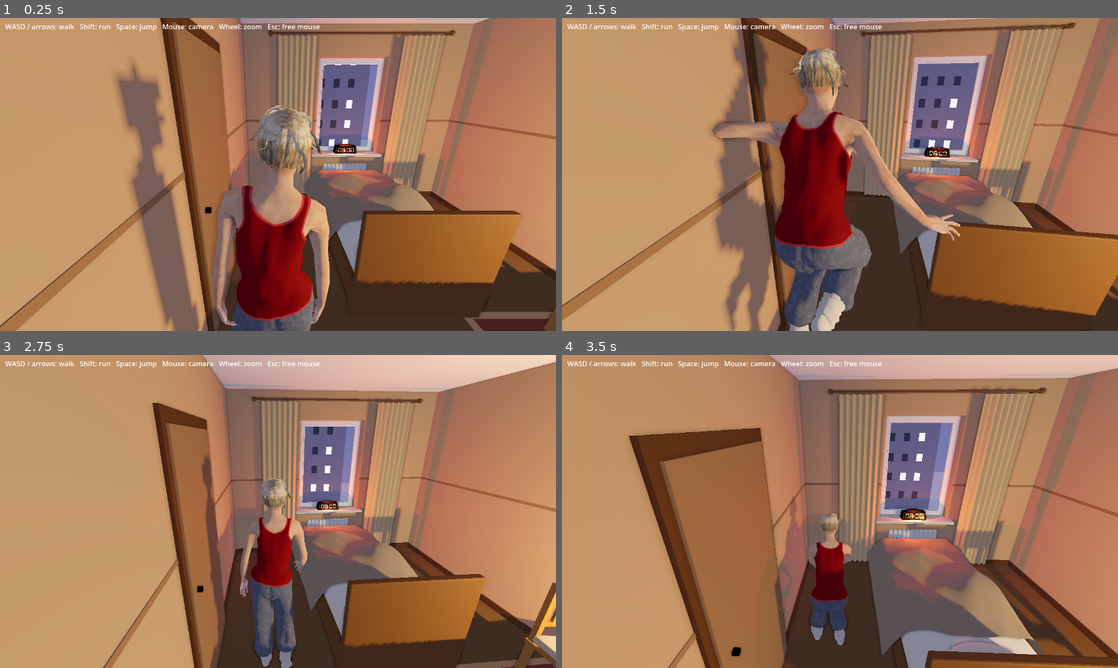
Above: before the commit, frames 1-4 (two rows, left to right).
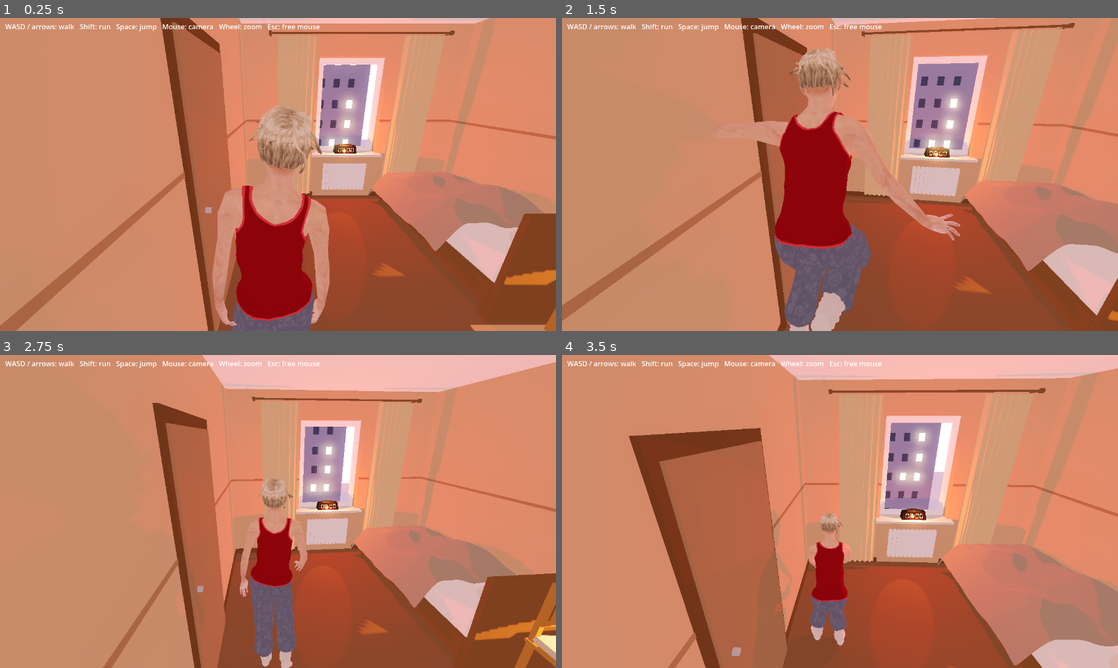
Above: after the commit, the same moments.

Repository: playkore/class-at-10
Game: Godot game, scene res://scenes/main.tscn
Same seed, same stepped clock (60 frames per second), same inputs: the game is played once before the commit and once after it.
Inputs (mouse positions are in pixels of both pictures, inside the frame that each line leads up to):
- Up to frame 1 (0.25 s): no input
- Up to frame 2 (1.5 s): move the mouse to (867, 174) at 0.52 s; hold W (move_forward) from 0.53 s (still down); tap Space (jump) at 0.6, 0.77, 1.07 s; click (867, 174) at 0.67 s; move the mouse to (812, 174) at 1.27 s; tap Shift (run) at 1.35 s
- Up to frame 3 (2.75 s): keep holding W (move_forward); tap Space (jump) at 1.52, 1.55, 1.82, 2.1 s; move the mouse to (289, 505) at 2.02 s
- Up to frame 4 (3.5 s): keep holding W (move_forward); move the mouse to (834, 517) at 2.77 s; tap Shift (run) at 2.85 s; click (834, 517) at 2.92 s; tap Space (jump) at 3.02, 3.05, 3.32 s

The runs differ from the first frame. In frame 1, 60% of the frame differs, in the area x 0-100%, y 0-100%; in frame 2, 58%; in frame 3, 53%; in frame 4, 63%, in the area x 11-100%, y 0-100%.

Commit message:
Add cel shading and dim the desk lamp in the Godot port
Swap imported materials for a toon shader with outlines, and scale the
desk lamp's light down so it no longer blows the desktop out to white.

Co-Authored-By: Claude Opus 5.5 <noreply@anthropic.com>

Diff:
--- a/godot/scenes/main.tscn
+++ b/godot/scenes/main.tscn
@@ -8,10 +8,17 @@
 background_mode = 1
 background_color = Color(0.298, 0.329, 0.525, 1)
 ambient_light_source = 2
-ambient_light_color = Color(0.62, 0.64, 0.78, 1)
-ambient_light_energy = 0.5
+ambient_light_color = Color(0.84, 0.7, 0.74, 1)
+ambient_light_energy = 0.65
 tonemap_mode = 2
-ssao_enabled = true
+tonemap_exposure = 1.2
+glow_enabled = true
+glow_intensity = 0.6
+glow_bloom = 0.05
+glow_hdr_threshold = 1.1
+adjustment_enabled = true
+adjustment_brightness = 1.05
+adjustment_saturation = 1.0
 
 [node name="Main" type="Node3D"]
 script = ExtResource("1")
--- a/godot/scenes/player.tscn
+++ b/godot/scenes/player.tscn
@@ -1,11 +1,19 @@
-[gd_scene load_steps=4 format=3]
+[gd_scene load_steps=7 format=3]
 
 [ext_resource type="Script" path="res://scripts/player.gd" id="1"]
 [ext_resource type="PackedScene" path="res://assets/anna_animated.glb" id="2"]
+[ext_resource type="Shader" path="res://shaders/outline.gdshader" id="3"]
 
 [sub_resource type="CapsuleShape3D" id="capsule"]
 radius = 0.22
 height = 1.66
+
+[sub_resource type="QuadMesh" id="outline_quad"]
+size = Vector2(2, 2)
+
+[sub_resource type="ShaderMaterial" id="outline_mat"]
+render_priority = 100
+shader = ExtResource("3")
 
 [node name="Player" type="CharacterBody3D"]
 collision_layer = 2
@@ -30,3 +38,9 @@
 [node name="Camera" type="Camera3D" parent="CameraPivot/SpringArm"]
 fov = 70.0
 near = 0.03
+
+[node name="Outline" type="MeshInstance3D" parent="CameraPivot/SpringArm/Camera"]
+extra_cull_margin = 16384.0
+cast_shadow = 0
+mesh = SubResource("outline_quad")
+surface_material_override/0 = SubResource("outline_mat")
--- a/godot/scripts/main.gd
+++ b/godot/scripts/main.gd
@@ -2,21 +2,28 @@
 ## Sets up the imported bedroom for walking: collision on every mesh, and the
 ## camera baked into the .glb switched off so the player's camera is used, and
 ## the lights tamed (glTF export turns Blender watts into huge candela values).
+## Every imported material is swapped for the cel shader (see toon.gd).
 ##
 ## Dev hook: `godot --path godot -- --screenshot=/path/out.png` saves a frame and quits.
 
 const LIGHT_SCALE := 900.0
+const DESK_LAMP_DIM := 0.35
 
 @onready var bedroom: Node3D = $Bedroom
 
 
 func _ready() -> void:
 	_add_collision(bedroom)
+	Toon.apply(bedroom)
+	Toon.apply($Player/Model)
 	for cam in bedroom.find_children("*", "Camera3D", true, false):
 		(cam as Camera3D).current = false
 	for light in bedroom.find_children("*", "OmniLight3D", true, false):
 		light.light_energy /= LIGHT_SCALE
 		light.omni_range = 5.0
+		if light.name.begins_with("DeskLamp"):
+			# Sits a few cm above the desk, so it blows the desktop out to white.
+			light.light_energy *= DESK_LAMP_DIM
 		light.shadow_enabled = true
 	$Player/CameraPivot/SpringArm/Camera.make_current()
 
--- /dev/null
+++ b/godot/scripts/toon.gd
@@ -0,0 +1,42 @@
+class_name Toon
+## Swaps the StandardMaterial3Ds that come out of the .glb imports for the cel
+## shader, carrying over colour, texture, alpha cut-off and emission.
+## Alpha-blended materials (the window glass) are left alone.
+
+const SHADER := preload("res://shaders/toon.gdshader")
+
+static var _cache := {}
+
+
+static func apply(root: Node) -> void:
+	for node in root.find_children("*", "MeshInstance3D", true, false):
+		var mi := node as MeshInstance3D
+		for i in mi.mesh.get_surface_count():
+			var mat := mi.get_active_material(i)
+			if mat is BaseMaterial3D:
+				var toon := _convert(mat)
+				if toon:
+					mi.set_surface_override_material(i, toon)
+
+
+static func _convert(src: BaseMaterial3D) -> ShaderMaterial:
+	if _cache.has(src):
+		return _cache[src]
+	var alpha_blend := src.transparency in [
+		BaseMaterial3D.TRANSPARENCY_ALPHA, BaseMaterial3D.TRANSPARENCY_ALPHA_DEPTH_PRE_PASS]
+	if alpha_blend:
+		return null
+	var m := ShaderMaterial.new()
+	m.shader = SHADER
+	m.set_shader_parameter("albedo", src.albedo_color)
+	if src.albedo_texture:
+		m.set_shader_parameter("albedo_texture", src.albedo_texture)
+		m.set_shader_parameter("use_texture", true)
+	if src.transparency in [BaseMaterial3D.TRANSPARENCY_ALPHA_SCISSOR, BaseMaterial3D.TRANSPARENCY_ALPHA_HASH]:
+		m.set_shader_parameter("alpha_cutoff", src.alpha_scissor_threshold)
+	if src.emission_enabled:
+		m.set_shader_parameter("emission", src.emission)
+		m.set_shader_parameter("emission_energy", src.emission_energy_multiplier)
+	m.set_shader_parameter("roughness", src.roughness)
+	_cache[src] = m
+	return m
--- /dev/null
+++ b/godot/shaders/outline.gdshader
@@ -0,0 +1,58 @@
+shader_type spatial;
+// Full-screen post pass: draws ink lines where depth or normals jump.
+// Lives on a 2x2 QuadMesh parented to the camera (see player.tscn).
+render_mode unshaded, fog_disabled, depth_test_disabled, depth_draw_never, cull_disabled;
+
+uniform sampler2D screen_tex : hint_screen_texture, filter_linear;
+uniform sampler2D depth_tex : hint_depth_texture, filter_nearest;
+uniform sampler2D normal_tex : hint_normal_roughness_texture, filter_nearest;
+
+uniform vec3 line_color : source_color = vec3(0.23, 0.13, 0.09);
+uniform float line_opacity : hint_range(0.0, 1.0) = 0.8;
+// Line width in pixels at 720p; scales with resolution.
+uniform float thickness = 1.2;
+// Relative depth jump (fraction of distance) that counts as an edge.
+uniform float depth_threshold = 0.08;
+// 1 - cos(angle) between neighbouring normals that counts as an edge.
+uniform float normal_threshold = 0.5;
+// Lines fade out with distance so far-away clutter stays clean.
+uniform float fade_start = 4.0;
+uniform float fade_end = 12.0;
+
+void vertex() {
+	POSITION = vec4(VERTEX.xy, 1.0, 1.0);
+}
+
+float linear_depth(vec2 uv, mat4 inv_proj) {
+	float d = texture(depth_tex, uv).r;
+	vec4 v = inv_proj * vec4(uv * 2.0 - 1.0, d, 1.0);
+	return -v.z / v.w;
+}
+
+vec3 view_normal(vec2 uv) {
+	return normalize(texture(normal_tex, uv).xyz * 2.0 - 1.0);
+}
+
+void fragment() {
+	vec2 px = thickness * VIEWPORT_SIZE.y / 720.0 / VIEWPORT_SIZE;
+	vec2 offs[4] = { vec2(px.x, 0.0), vec2(-px.x, 0.0), vec2(0.0, px.y), vec2(0.0, -px.y) };
+
+	float d0 = linear_depth(SCREEN_UV, INV_PROJECTION_MATRIX);
+	vec3 n0 = view_normal(SCREEN_UV);
+	float depth_edge = 0.0;
+	float normal_edge = 0.0;
+	for (int i = 0; i < 4; i++) {
+		vec2 uv = SCREEN_UV + offs[i];
+		float d = linear_depth(uv, INV_PROJECTION_MATRIX);
+		// Only the nearer side draws, so silhouettes don't double up.
+		depth_edge = max(depth_edge, (d - d0) / d0);
+		normal_edge = max(normal_edge, 1.0 - dot(n0, view_normal(uv)));
+	}
+	float edge = max(
+		smoothstep(depth_threshold, depth_threshold * 2.0, depth_edge),
+		smoothstep(normal_threshold, normal_threshold * 1.5, normal_edge));
+	edge *= 1.0 - smoothstep(fade_start, fade_end, d0);
+
+	vec3 scene = texture(screen_tex, SCREEN_UV).rgb;
+	ALBEDO = mix(scene, line_color * scene * 0.6 + line_color * 0.4, edge * line_opacity);
+}
--- /dev/null
+++ b/godot/shaders/toon.gdshader
@@ -0,0 +1,59 @@
+shader_type spatial;
+// Cel shading: a crisp terminator plus a soft mid band instead of smooth
+// Lambert, a small cartoon highlight and a rim light. Shadow colour comes from
+// the (warm) ambient light in the WorldEnvironment.
+render_mode cull_disabled, depth_draw_opaque;
+
+uniform vec4 albedo : source_color = vec4(1.0);
+uniform sampler2D albedo_texture : source_color, filter_linear_mipmap, repeat_enable;
+uniform bool use_texture = false;
+uniform float alpha_cutoff : hint_range(0.0, 1.0) = 0.0;
+uniform vec3 emission : source_color = vec3(0.0);
+uniform float emission_energy = 1.0;
+uniform float roughness : hint_range(0.0, 1.0) = 0.8;
+
+// Lit side: the band edge and how soft it is.
+uniform float terminator : hint_range(0.0, 1.0) = 0.05;
+uniform float mid_band : hint_range(0.0, 1.0) = 0.45;
+uniform float band_softness : hint_range(0.0, 0.5) = 0.04;
+// How bright the mid band is relative to full light.
+uniform float mid_level : hint_range(0.0, 1.0) = 0.7;
+uniform vec3 rim_color : source_color = vec3(1.0, 0.92, 0.78);
+uniform float rim_strength : hint_range(0.0, 1.0) = 0.35;
+uniform float specular_strength : hint_range(0.0, 1.0) = 0.4;
+// Slight saturation boost for the storybook look.
+uniform float saturation : hint_range(0.0, 2.0) = 1.1;
+
+void fragment() {
+	vec4 c = albedo;
+	if (use_texture) {
+		c *= texture(albedo_texture, UV);
+	}
+	float grey = dot(c.rgb, vec3(0.299, 0.587, 0.114));
+	ALBEDO = clamp(mix(vec3(grey), c.rgb, saturation), 0.0, 1.0);
+	if (alpha_cutoff > 0.0) {
+		ALPHA = c.a;
+		ALPHA_SCISSOR_THRESHOLD = alpha_cutoff;
+	}
+	EMISSION = emission * emission_energy;
+	ROUGHNESS = roughness;
+	SPECULAR = 0.0;  // no PBR reflections; highlights come from light()
+}
+
+void light() {
+	float ndl = dot(NORMAL, LIGHT);
+	float lit = smoothstep(terminator - band_softness, terminator + band_softness, ndl);
+	float full = smoothstep(mid_band - band_softness, mid_band + band_softness, ndl);
+	float ramp = lit * mix(mid_level, 1.0, full);
+	// ATTENUATION holds the (smooth) distance falloff and the shadow.
+	vec3 light_col = LIGHT_COLOR * ATTENUATION / PI;
+	DIFFUSE_LIGHT += light_col * ramp;
+
+	float rim = smoothstep(0.62, 0.7, 1.0 - dot(NORMAL, VIEW)) * lit;
+	DIFFUSE_LIGHT += light_col * rim_color * rim * rim_strength;
+
+	vec3 h = normalize(LIGHT + VIEW);
+	float gloss = mix(0.995, 0.93, roughness);
+	float spec = smoothstep(gloss - 0.005, gloss + 0.005, dot(NORMAL, h)) * lit;
+	SPECULAR_LIGHT += light_col * spec * specular_strength * (1.0 - roughness);
+}
Binary file changed: godot/assets/bedroom.glb
Not shown, added: godot/scripts/toon.gd.uid
Not shown, added: godot/shaders/outline.gdshader.uid
Not shown, added: godot/shaders/toon.gdshader.uid
Not shown, changed: blender/bedroom.blend
Not shown, changed: blender/export/bedroom.glb
Not shown, changed: blender/scripts/build_bedroom.py
Not shown, changed: godot/README.md
